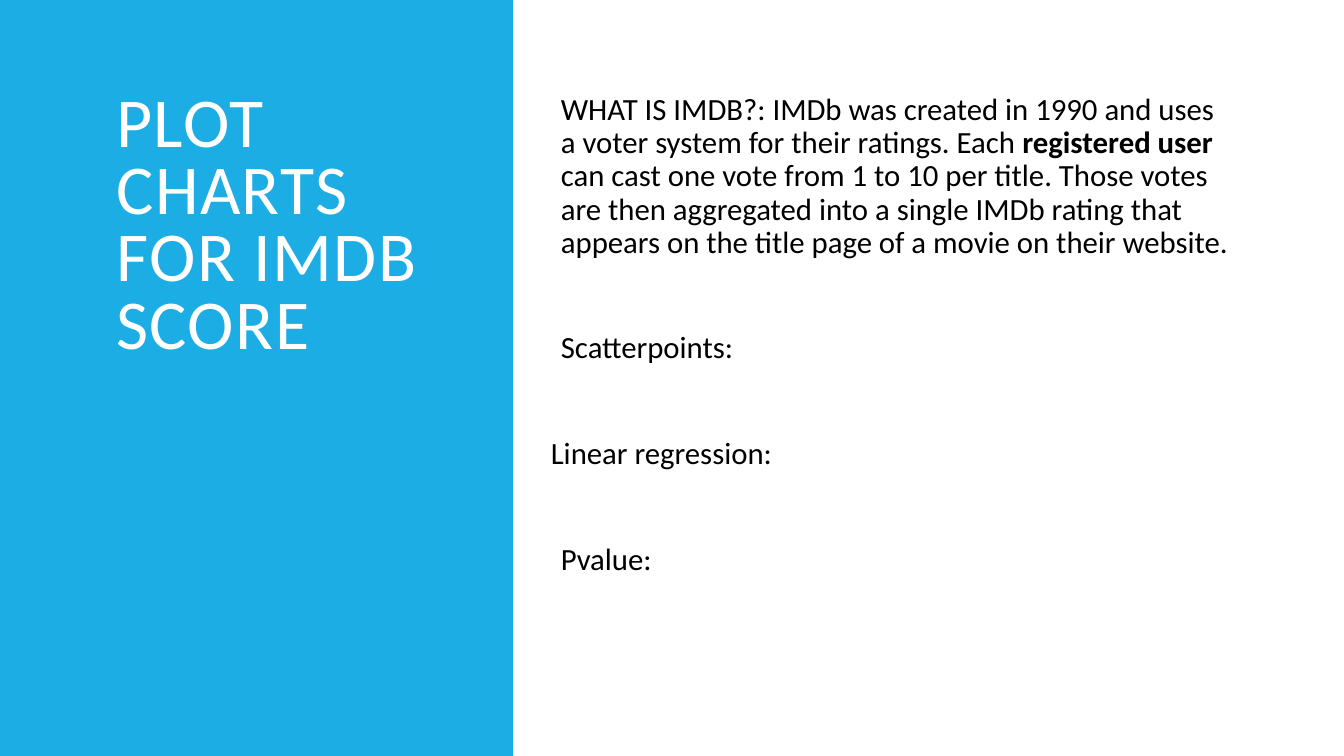
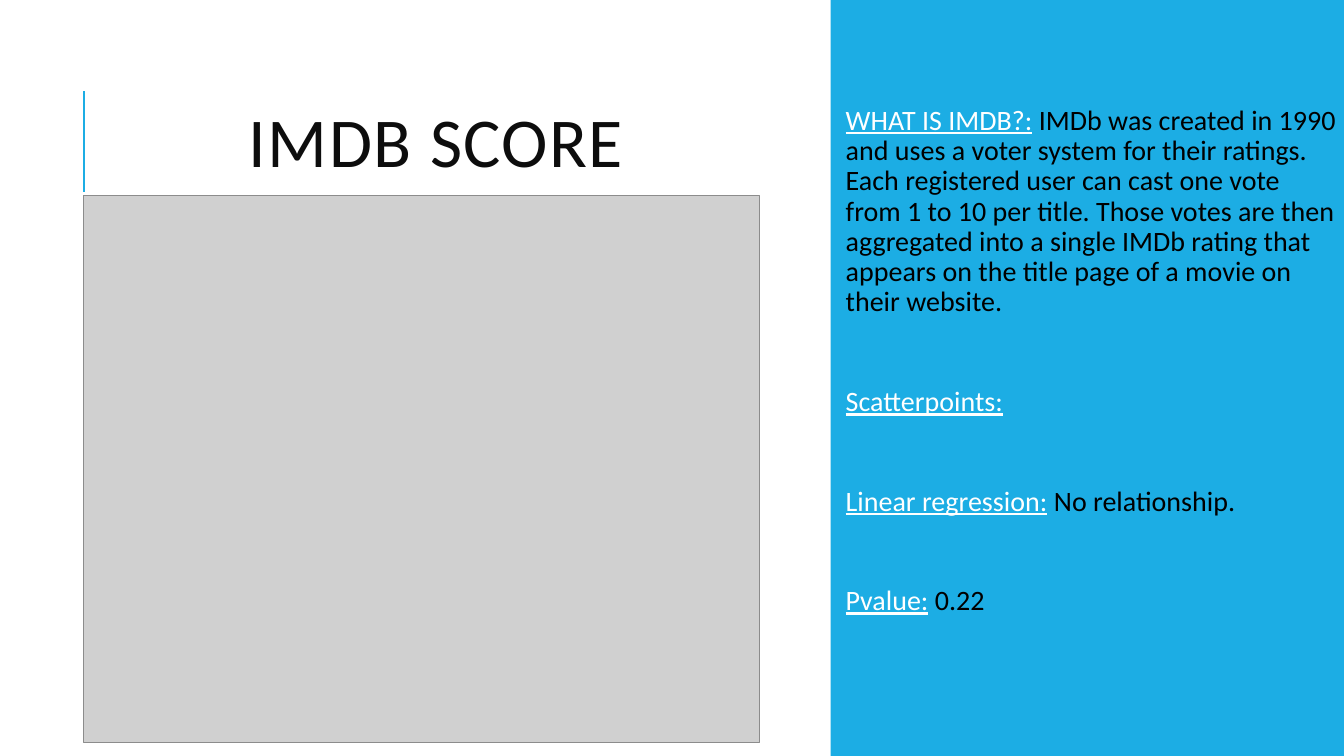
Before and after one commit to Abby-Boulter/Project1, a slide deck: slide 4 of data/Project 1 Presentation.pptx (slide 3 before the commit). Drawn at 1344x756 pixels with LibreOffice and Linux fonts; fonts in the diff are those of the drawing; grey boxes stand for pictures. Boxes give left, top, right and bottom in pixels: in the first picture for what was removed or moved away, otherwise in the second. Text is boxed around its words. In the diff, an @@ line names an element or a change of style, - is before the commit and + after.

```diff
--- a/data/Project 1 Presentation.pptx
+++ b/data/Project 1 Presentation.pptx
@@ text "WHAT IS IMDB?: IMDb was ...": place and size @@
-text "WHAT IS IMDB?: IMDb was ..." at (551, 98, 1228, 571)
+text "WHAT IS IMDB?: IMDb was ..." at (846, 110, 1336, 615)
@@ text "WHAT IS IMDB?: IMDb was ..." at (846, 110, 1336, 615): vertical alignment top to middle @@
@@ rectangle: place and size @@
-rectangle at (0, 0, 513, 756)
+rectangle at (831, 0, 1344, 756)
@@ title "IMDB SCORE" at (249, 121, 623, 168): vertical alignment top to middle @@
@@ line added from (84, 192) to (84, 91), #1CADE4 1.5 pt @@
@@ text at (846, 110, 1336, 416): size 22 to 20 pt in "WHAT IS IMDB?: IMDb was created in ...", "Scatterpoints:"; text colour #000000 to #FFFFFF, underline on in "WHAT IS IMDB?:", "Scatterpoints:"; bold off in "registered user" @@
@@ title at (249, 121, 623, 168): text changed; text colour #FFFFFF to #0D0D0D @@
-PLOT CHARTS FOR IMDB SCORE
+IMDB SCORE
@@ picture added at (84, 196, 759, 742) @@
@@ text at (846, 491, 1235, 615): text changed; size 22 to 20 pt; text colour #000000 to #FFFFFF @@
-Linear regression:
-  Pvalue:
+  Linear regression: No relationship.
+  Pvalue: 0.22
```
Also in this commit, not shown: 2 other slides changed, 6 other files.
